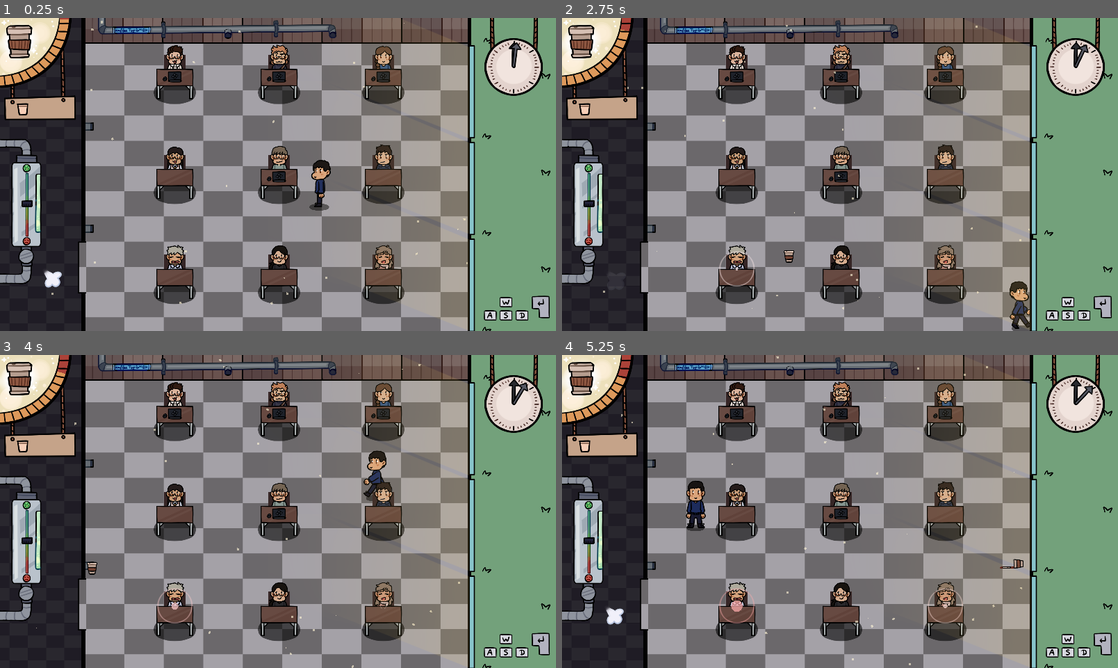
Above: before the commit, frames 1-4 (two rows, left to right).
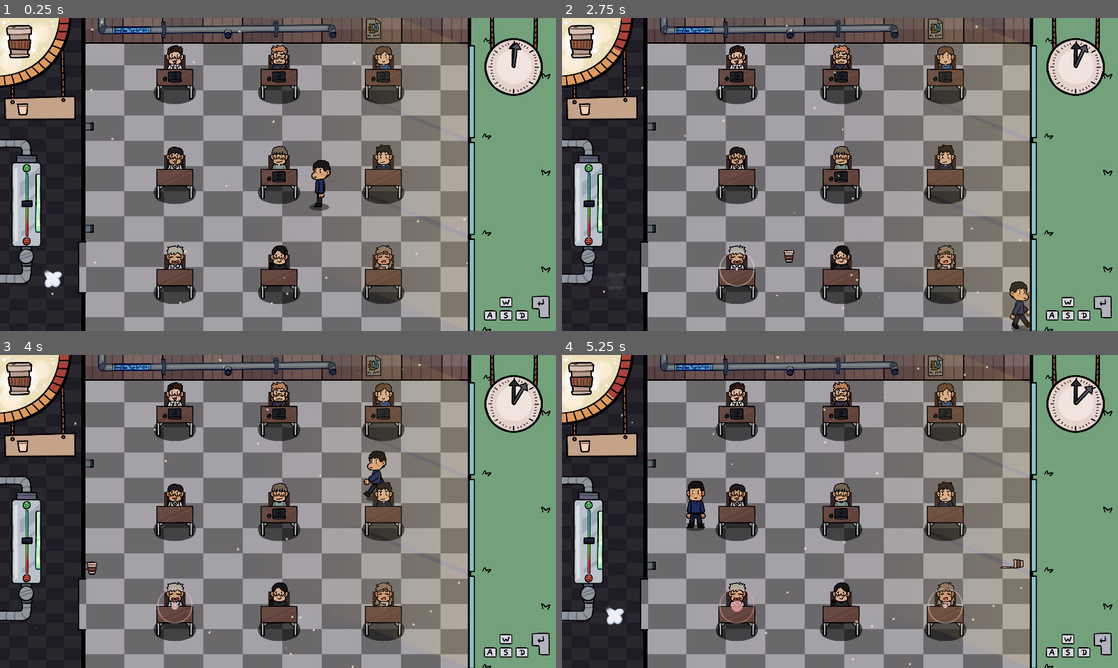
Above: after the commit, the same moments.

Repository: nyaro-p/TheTutorSimulator
Game: Godot game, scene res://Scenes/Classroom.tscn
Two runs of this game, one before a commit and one after it. Both use one fixed random seed, a clock stepped at 60 frames per second and the inputs below.
Inputs:
- Up to frame 1 (0.25 s): no input
- Up to frame 2 (2.75 s): tap Enter (interact) at 0.5, 1.35 s; hold D (move_right) 0.53-1.28 s; hold Enter (interact) 0.53-1.28 s; hold S (move_down) 1.28-2.03 s; hold D (move_right) from 2.03 s (still down); hold Enter (interact) from 2.03 s (still down)
- Up to frame 3 (4 s): release D (move_right) at 2.78 s; release Enter (interact) at 2.78 s; hold W (move_up) 2.78-3.53 s; tap Enter (interact) at 2.85 s; hold A (move_left) from 3.53 s (still down); hold Enter (interact) from 3.53 s (still down)
- Up to frame 4 (5.25 s): release Enter (interact) at 4.28 s; tap Enter (interact) at 4.35 s; release A (move_left) at 5.03 s; hold S (move_down) from 5.03 s (still down); hold Enter (interact) from 5.03 s (still down)

The runs differ from the first frame. In frame 1, 0.2% of the frame differs, in the area x 3-69%, y 0-22%; in frame 2, 0.2%; in frame 3, 0.2%; in frame 4, 0.2%.

Commit message:
"ready" game

Diff:
--- a/Prefabs/Items/Coffee/Coffee.tscn
+++ b/Prefabs/Items/Coffee/Coffee.tscn
@@ -113,6 +113,7 @@
 }
 
 [node name="Coffee" type="Node2D"]
+pause_mode = 2
 script = ExtResource( 2 )
 
 [node name="Sprite" type="Sprite" parent="."]
--- a/Prefabs/Player/Player.gd
+++ b/Prefabs/Player/Player.gd
@@ -36,7 +36,7 @@
 		var areas = interactArea.get_overlapping_areas()
 		if areas != null:
 			for area in areas:
-				area.get_parent().help()
+				(area.get_parent() as StaticBody2D).help()
 
 func _physics_process(delta) -> void:
 	#Movement
--- a/Prefabs/UI/Clock.gd
+++ b/Prefabs/UI/Clock.gd
@@ -2,6 +2,8 @@
 
 onready var arrow := $ArrowPivot as Node2D
 onready var tut_time := 20.0
+
+onready var WinScreen = preload("res://Prefabs/UI/WinScreen.tscn")
 
 func _ready() -> void:
 	time_finished()
@@ -12,6 +14,9 @@
 
 	if new_rotation > 360.0:
 		print("global time finished")
+		get_tree().paused = true
+		var winScreen = WinScreen.instance()
+		(get_parent() as CanvasLayer).add_child(winScreen)
 	else:
 		var time = tut_time / 60
 		var tween := create_tween().set_trans(Tween.TRANS_ELASTIC)
--- /dev/null
+++ b/Prefabs/UI/LoseScreen.tscn
@@ -0,0 +1,10 @@
+[gd_scene load_steps=2 format=2]
+
+[ext_resource path="res://Assets/EndScreens/End_Screen_GameOver.png" type="Texture" id=1]
+
+[node name="LoseScreen" type="Node2D"]
+
+[node name="EndScreenGameOver" type="Sprite" parent="."]
+position = Vector2( 258, 120 )
+scale = Vector2( 0.32, 0.32 )
+texture = ExtResource( 1 )
--- a/Prefabs/UI/Manometer.gd
+++ b/Prefabs/UI/Manometer.gd
@@ -4,11 +4,19 @@
 #Saves how much coffee should be added to the meter.
 onready var target_rotation := 0.0
 
+onready var LoseScreen = preload("res://Prefabs/UI/LoseScreen.tscn")
+
 #Called from Game Controller in physics_process,
 #decreases the coffee level with a small value.
 func decrease(value: float) -> void:
 	pivot.rotation_degrees += value
 	pivot.rotation_degrees = clamp(pivot.rotation_degrees, 0, 90)
+	if pivot.rotation_degrees == 90:
+		print("coffee finished")
+		get_tree().paused = true
+		var loseScreen = LoseScreen.instance()
+		(get_parent().get_node("Clock") as Node2D).pause_mode = PAUSE_MODE_INHERIT
+		(get_parent() as CanvasLayer).add_child(loseScreen)
 
 #Called from Game Controller in physics_process,
 #increases the coffee level with a value of a coffe cup.
--- a/Prefabs/UI/Manometer.tscn
+++ b/Prefabs/UI/Manometer.tscn
@@ -15,6 +15,7 @@
 
 [node name="YellowPivot" type="Node2D" parent="."]
 position = Vector2( 0, 0.25 )
+rotation = 0.329867
 
 [node name="Yellow" type="Sprite" parent="YellowPivot"]
 position = Vector2( 33, 32 )
--- /dev/null
+++ b/Prefabs/UI/WinScreen.tscn
@@ -0,0 +1,10 @@
+[gd_scene load_steps=2 format=2]
+
+[ext_resource path="res://Assets/EndScreens/End_Screen_YouWon.png" type="Texture" id=1]
+
+[node name="WinScreen" type="Node2D"]
+
+[node name="EndScreenYouWon" type="Sprite" parent="."]
+position = Vector2( 258, 119 )
+scale = Vector2( 0.32, 0.32 )
+texture = ExtResource( 1 )
--- a/Scenes/Classroom.tscn
+++ b/Scenes/Classroom.tscn
@@ -17,6 +17,7 @@
 [ext_resource path="res://Assets/Sidebar_entrance.png" type="Texture" id=15]
 [ext_resource path="res://Assets/Pipes1.png" type="Texture" id=16]
 [ext_resource path="res://Assets/Pipes2.png" type="Texture" id=17]
+[ext_resource path="res://Assets/Poster.png" type="Texture" id=18]
 
 [sub_resource type="Environment" id=8]
 background_mode = 4
@@ -67,6 +68,7 @@
 current = true
 
 [node name="UI" type="CanvasLayer" parent="."]
+pause_mode = 2
 
 [node name="Clock" parent="UI" instance=ExtResource( 6 )]
 unique_name_in_owner = true
@@ -151,6 +153,12 @@
 scale = Vector2( 0.999999, 0.999999 )
 shape = SubResource( 4 )
 
+[node name="Poster" type="Sprite" parent="Background"]
+modulate = Color( 0.592157, 0.592157, 0.592157, 1 )
+position = Vector2( 345, 16 )
+scale = Vector2( 0.15, 0.15 )
+texture = ExtResource( 18 )
+
 [node name="Room" type="YSort" parent="."]
 
 [node name="Students" type="YSort" parent="Room"]
@@ -193,6 +201,7 @@
 position = Vector2( 295, 174 )
 
 [node name="Particles2D" type="Particles2D" parent="."]
+pause_mode = 2
 position = Vector2( 249, 149 )
 amount = 50
 lifetime = 10.0
Not shown: 1 places in Scenes/Classroom.tscn that only renumber resources
